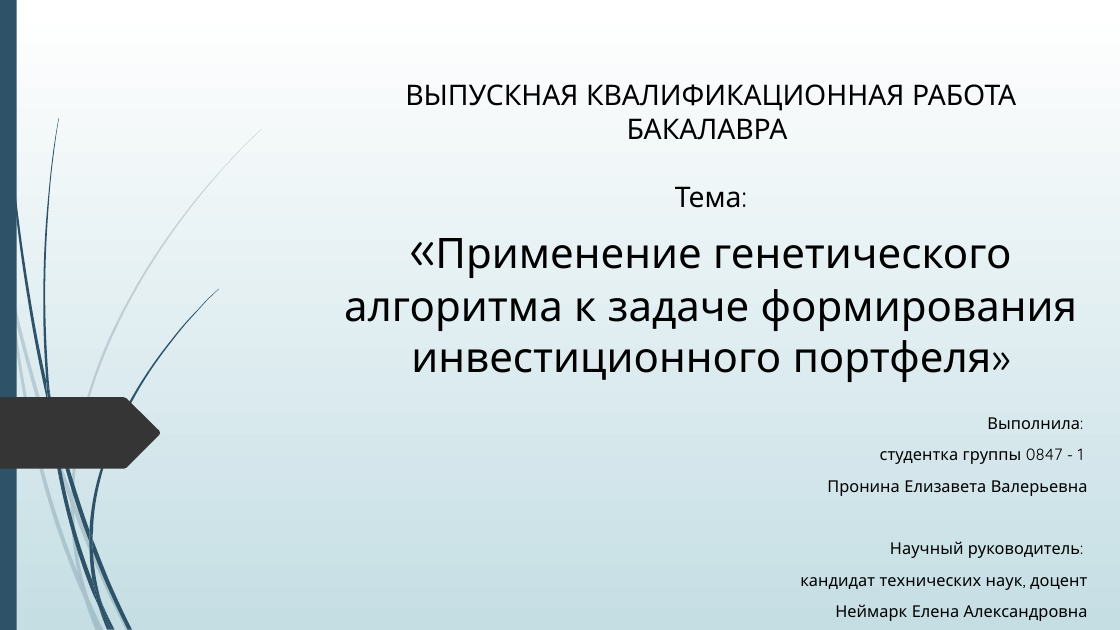
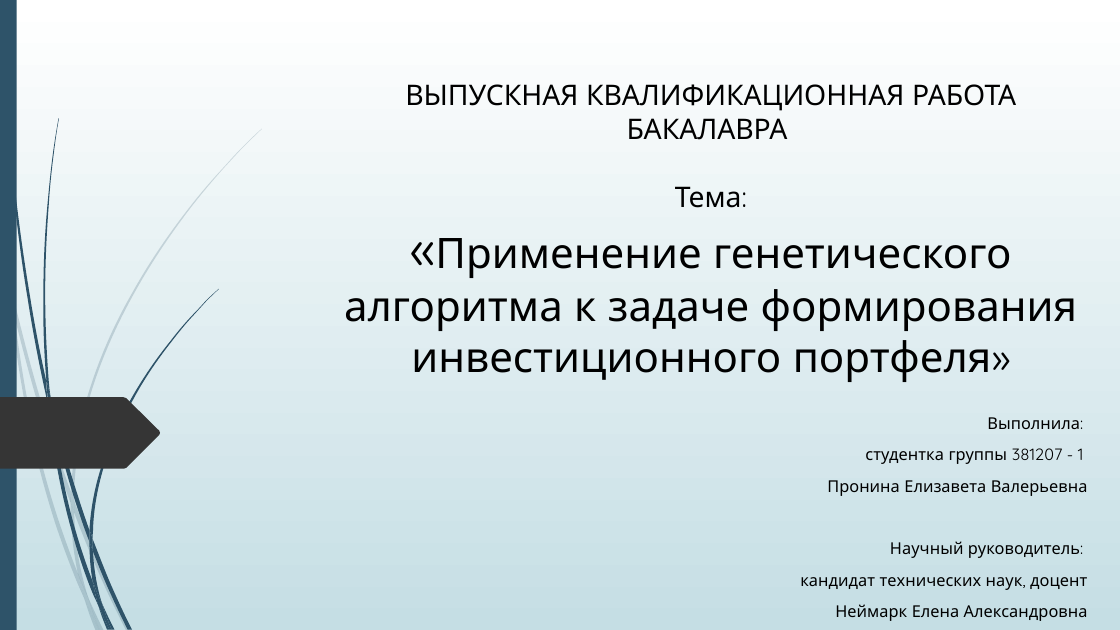
Before and after one commit to ElizJogar/Knapsack-Problems, a slide deck: slide 1 of diploma.pptx. Drawn at 1120x630 pixels with LibreOffice and Linux fonts; fonts in the diff are those of the drawing; background and template pictures are left out. Boxes give left, top, right and bottom in pixels: in the first picture for what was removed or moved away, otherwise in the second. Text is boxed around its words. In the diff, an @@ line names an element or a change of style, - is before the commit and + after.

```diff
--- a/diploma.pptx
+++ b/diploma.pptx
@@ subtitle at [865,448,1083,464]: text changed @@
-студентка группы 0847 - 1
+студентка группы 381207 - 1
```
Also in this commit, not shown: 6 other slides changed, 13 other files.
